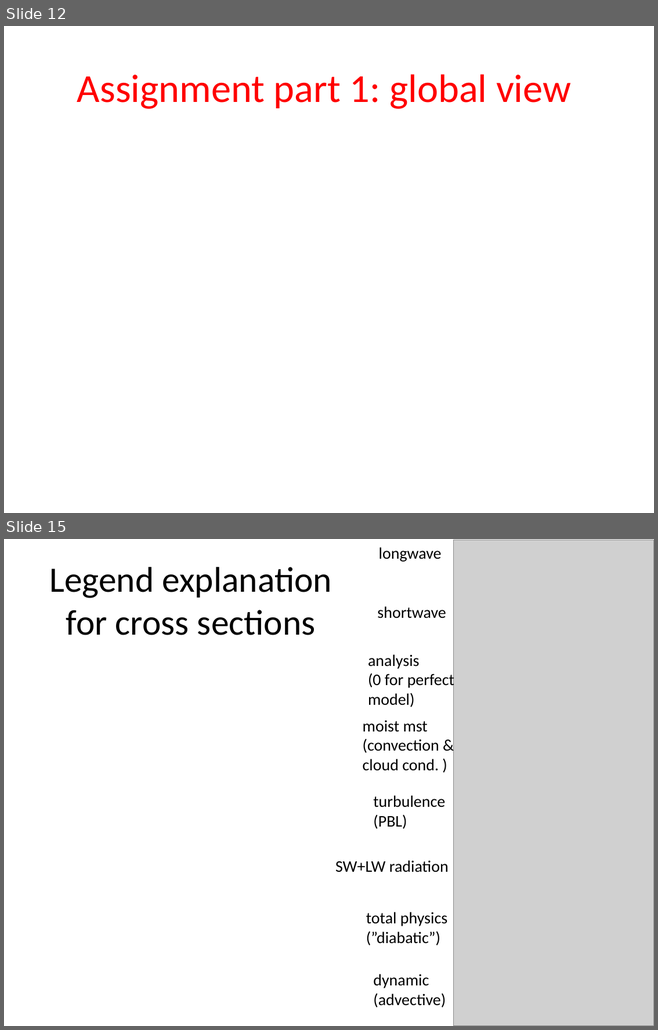
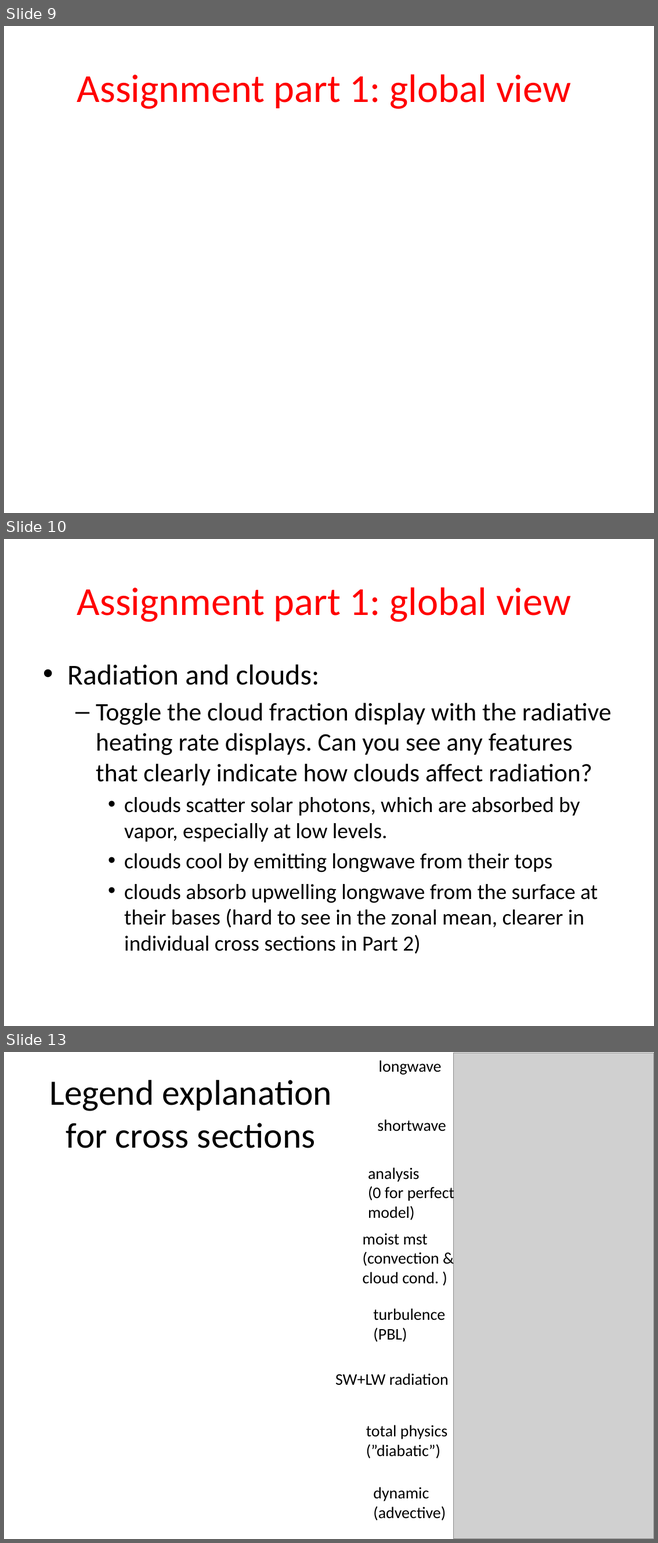
Before and after one commit to weiming9115/ATM651_IntroAtmDynamics, a slide deck: Unit2-WHch7/PV_budget_heatingrates_spinupconcept.pptx. Shown one above the other, each under a label of ours: slides 12 and 15 before the commit, slides 9, 10 and 13 after it; the slides between them are not shown. The pictures are 658x1030 and 658x1543 pixels, drawn with LibreOffice and Linux fonts; fonts in the diff are those of the drawing; grey boxes stand for pictures. Boxes give left, top, right and bottom in pixels: in the first picture for what was removed or moved away, otherwise in the second. Text is boxed around its words. In the diff, an @@ line names an element or a change of style, - is before the commit and + after.

Commit message:
updated assignment ppt

```diff
--- a/Unit2-WHch7/PV_budget_heatingrates_spinupconcept.pptx
+++ b/Unit2-WHch7/PV_budget_heatingrates_spinupconcept.pptx
@@ slide 10 added at bbox=[4, 539, 654, 1026], background #FFFFFF @@
@@ title added at bbox=[77, 587, 571, 622], 44 pt, text #FF0000 @@
+Assignment part 1: global view
@@ text added at bbox=[67, 664, 611, 954], 24 pt, text #000000 @@
+• Radiation and clouds:
+  – Toggle the cloud fraction display with the radiative heating rate displays. Can you see any features that clearly indicate how clouds affect radiation?
+    • clouds scatter solar photons, which are absorbed by vapor, especially at low levels.
+    • clouds cool by emitting longwave from their tops
+    • clouds absorb upwelling longwave from the surface at their bases (hard to see in the zonal mean, clearer in individual cross sections in Part 2)
@@ what was slide 12 is now slide 9 @@
@@ what was slide 15 is now slide 13 @@
```
Also in this commit, not shown: 10 slides changed, 8 other slides added, 4 slides removed.
